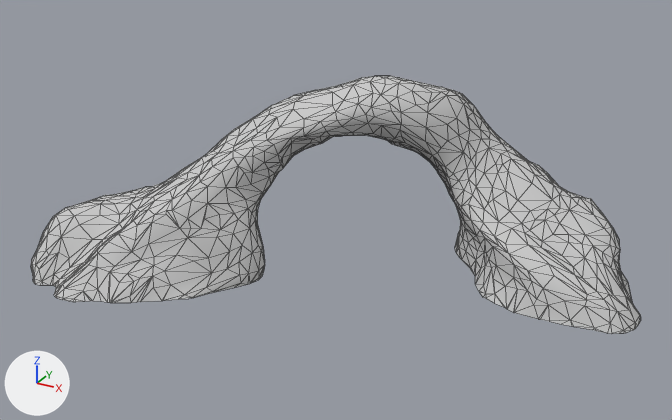
A saved change to the FBX model Aria/Assets/Model/Rocks/Montanha1_LOW.FBX.
Both versions are drawn from a camera (50 mm lens) standing at (565.0, -510.0, 372.0) and looking at (241.0, 80.0, 77.0). The axes (+X, +Y, +Z) are drawn at lower left. The lights are the same throughout. Mesh edges are drawn as thin lines. Where no turn or scale is listed for an object, it has been applied to the vertices.

In view in the first picture: 'Montanha1'.
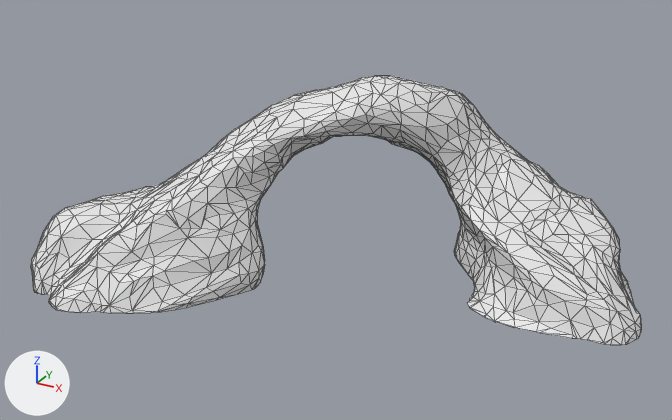
Where the newer file only moved an object's origin or applied its transform, the numbers keep the older frame.

What differs and where, as boxes (x1, y1, x2, y2) in the pictures (672 x 420 px; the box of a moved part takes in the faces that stretch with it):
'Montanha1', reshaped: before (31, 76, 641, 334); after (31, 76, 641, 345)
part 1 of me_mesh, built on: before (455, 233, 641, 334); after (454, 233, 641, 345)
part 2 of me_mesh, moved or reshaped: before (32, 265, 265, 303); after (32, 265, 265, 313)
part 3 of me_mesh, recoloured (grey to white): (31, 76, 640, 330) in both

Patch to the scene script:
```diff
--- a/Aria/Assets/Model/Rocks/Montanha1_LOW.FBX.py
+++ b/Aria/Assets/Model/Rocks/Montanha1_LOW.FBX.py
@@ me_mesh @@
 # used by ob_montanha1; location = (246.8, 92.9, 97.9)
-me_mesh.from_pydata(...)  # 1188 vertices, 2167 faces; spans x -228.0..228.0, y -154.0..154.0, z -75.0..75.0
+me_mesh.from_pydata(...)  # 1637 vertices, 2628 faces; spans x -228.0..230.0, y -159.0..158.0, z -83.0..75.0
+# me_mesh part 1: 4 vertices moved from x 100.0..216.0, y -5.0..153.0, z -75.0 to x 97.0..219.0, y -7.0..157.0, z -83.0..-77.0; 83 vertices removed from x 59.0..228.0, y -7.0..154.0, z -75.0; 510 vertices added at x 58.0..230.0, y -15.0..158.0, z -83.0..-76.0
+# me_mesh part 2: 27 vertices moved from x -224.0..-175.0, y -142.0..-3.0, z -75.0 to x -224.0..-183.0, y -146.0..-5.0, z -83.0..-76.0; 94 vertices removed from x -228.0..-53.0, y -154.0..5.0, z -75.0; 116 vertices added at x -227.0..-54.0, y -159.0..5.0, z -83.0..-76.0
+# me_mesh part 3: 1897 faces spanning x -228.0..226.0, y -154.0..157.0, z -83.0..75.0 switch from mat_default (light grey #cacaca) to no material
+# me_mesh part 4: the surface is now shaded flat
```
